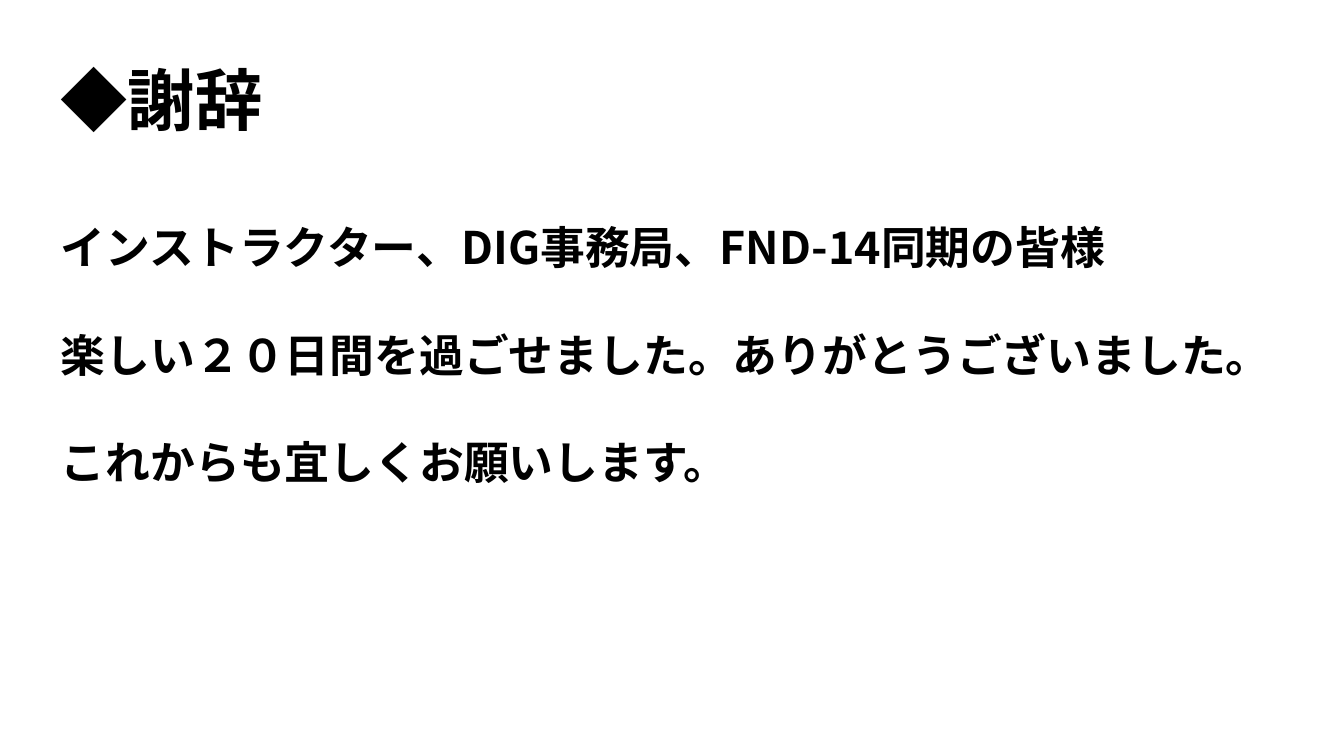
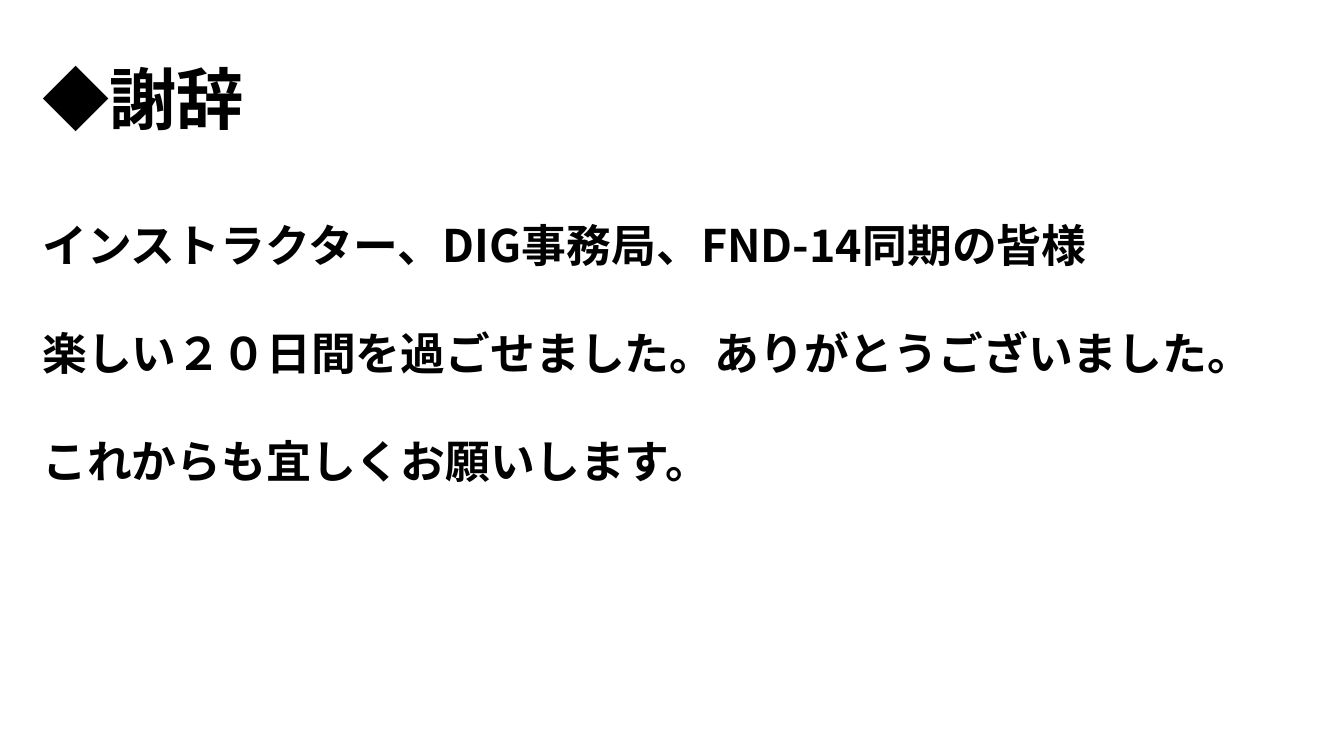
Before and after one commit to Gattaku/Gattaku.github.io, a slide deck: slide 5 of digfinalpresentation/explanation/image/slide_master.pptx. Drawn at 1344x756 pixels with LibreOffice and Linux fonts; fonts in the diff are those of the drawing. Boxes give left, top, right and bottom in pixels: in the first picture for what was removed or moved away, otherwise in the second. Text is boxed around its words. In the diff, an @@ line names an element or a change of style, - is before the commit and + after.

```diff
--- a/digfinalpresentation/explanation/image/slide_master.pptx
+++ b/digfinalpresentation/explanation/image/slide_master.pptx
@@ text "◆謝辞": place and size @@
-text "◆謝辞" at [61, 67, 1271, 483]
+text "◆謝辞" at [42, 66, 1252, 482]
```
Also in this commit, not shown: 3 other slides changed, 1 slide added, 13 other files.
